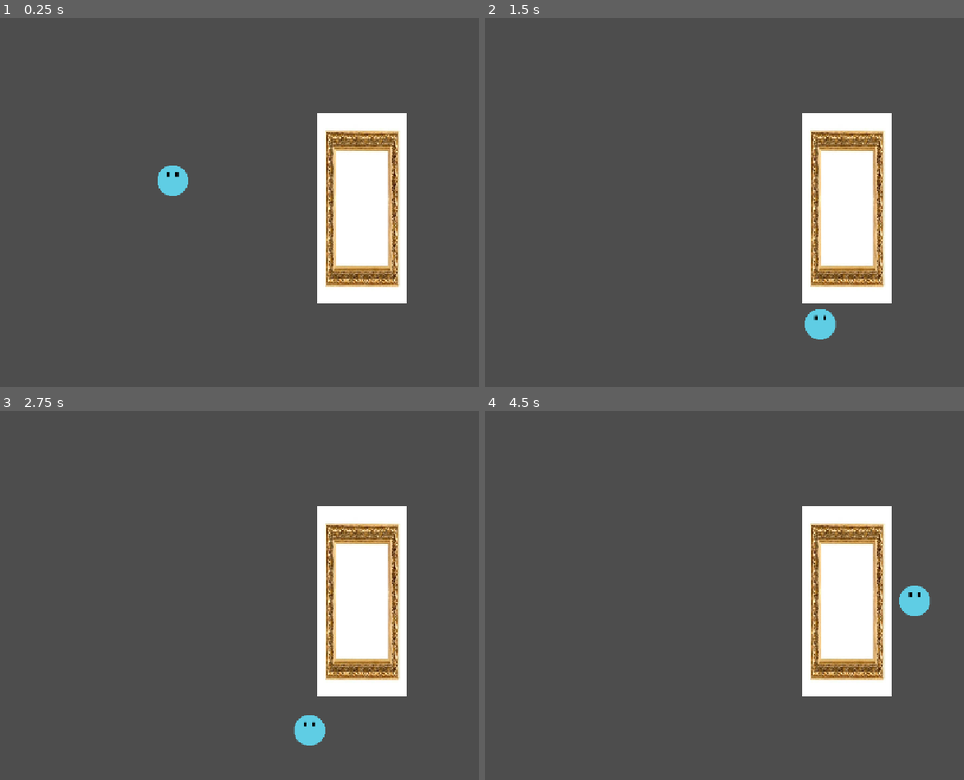
Above: before the commit, frames 1-4 (two rows, left to right).
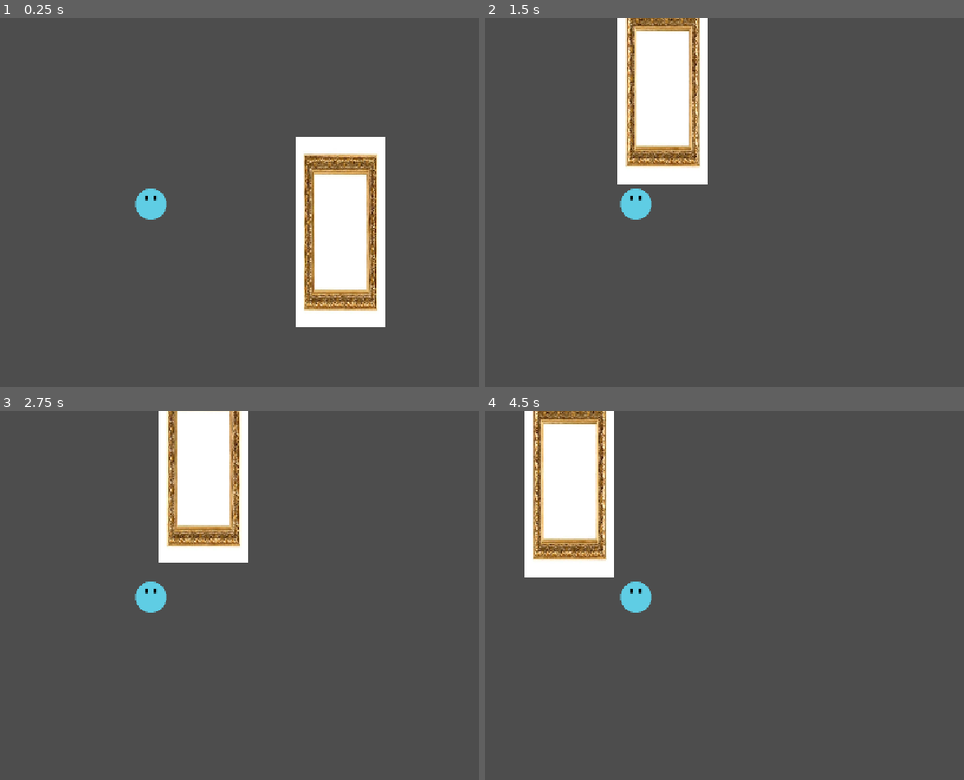
Above: after the commit, the same moments.

Repository: PolyRedd/shiny-fiesta
Game: Godot game, scene res://Scenes/node_2d.tscn
The game is run twice, just before and just after one commit, with the same random seed, the same clock (stepped at 60 frames per second) and the same inputs.
Inputs:
- Up to frame 1 (0.25 s): no input
- Up to frame 2 (1.5 s): tap Enter (ui_accept) at 0.5, 0.6, 0.77, 1.07, 1.35 s; hold Right (ui_right) from 0.53 s (still down)
- Up to frame 3 (2.75 s): tap Enter (ui_accept) at 1.52, 1.82, 2.1 s; release Right (ui_right) at 2.03 s; hold Left (ui_left) from 2.03 s (still down)
- Up to frame 4 (4.5 s): release Left (ui_left) at 2.78 s; hold Right (ui_right) 2.78-4.28 s; tap Enter (ui_accept) at 2.85, 3.02, 3.32, 3.6, 3.77, 4.07, 4.35 s; hold Left (ui_left) from 4.28 s (still down)

The runs differ from the first frame. In frame 1, 11% of the frame differs, in the area x 28-85%, y 25-84%; in frame 2, 19%, in the area x 27-85%, y 0-88%; in frame 3, 18%; in frame 4, 19%.

Commit message:
dd

Diff:
--- a/Scenes/node_2d.tscn
+++ b/Scenes/node_2d.tscn
@@ -49,3 +49,5 @@
 position = Vector2(1, 3)
 scale = Vector2(1.0476191, 1.0118577)
 shape = SubResource("CircleShape2D_hh5uf")
+
+[node name="Camera2D" type="Camera2D" parent="Player" unique_id=906573558]
--- a/character_body_2d.gd
+++ b/character_body_2d.gd
@@ -8,22 +8,11 @@
 func _physics_process(delta):
 	# Add the gravity.
 	if not is_on_floor():
-		if is_on_wall():
-			velocity += get_gravity() * delta * 0.1
-		else:
-			velocity += get_gravity() * delta
-
-
-
+		velocity += get_gravity() * delta
 # ERROR line has been deleted by code rot
 	# Handle jump.
 	if Input.is_action_just_pressed("ui_accept") and is_on_floor():
 		velocity.y = JUMP_VELOCITY
-
-	if Input.is_action_just_pressed("ui_accept") and not is_on_floor() and is_on_wall():
-		var wall_normal = get_wall_normal()
-		velocity.y = JUMP_VELOCITY
-		velocity.x = wall_normal.x * WALL_JUMP_FORCE
 
 	# Get the input direction and handle the movement/deceleration.
 	# As good practice, you should replace UI actions with custom gameplay actions.
--- a/project.godot
+++ b/project.godot
@@ -22,7 +22,7 @@
 
 [editor_plugins]
 
-enabled=PackedStringArray("res://addons/gittydot/plugin.cfg")
+enabled=PackedStringArray("res://addons/afterimage_node2D/plugin.cfg", "res://addons/gittydot/plugin.cfg")
 
 [input]
 
